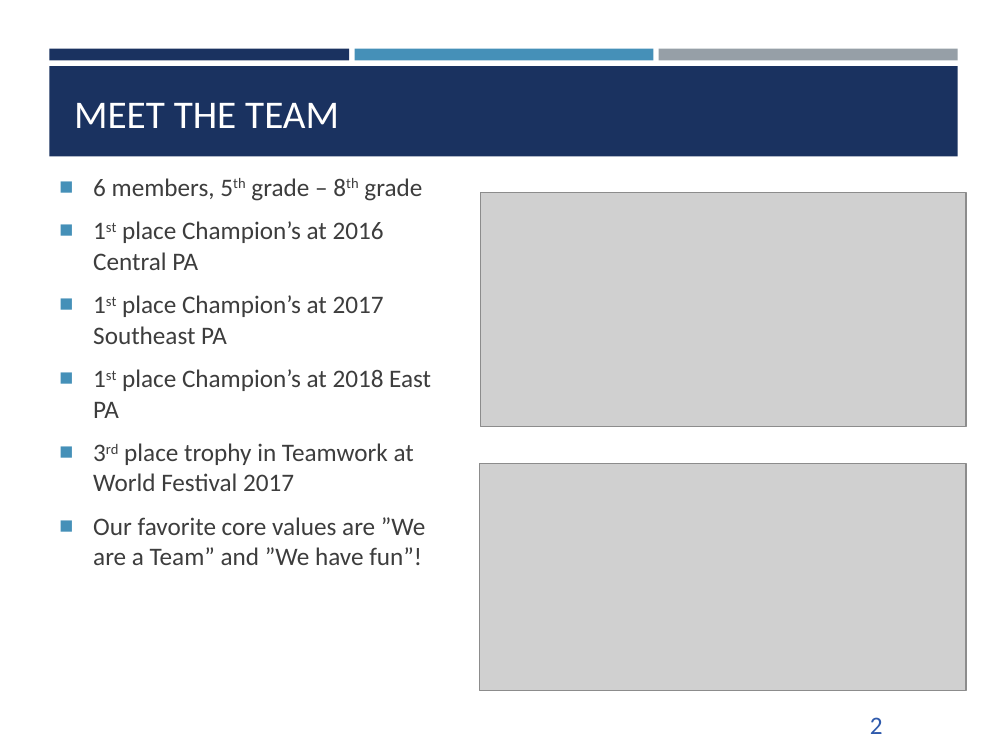
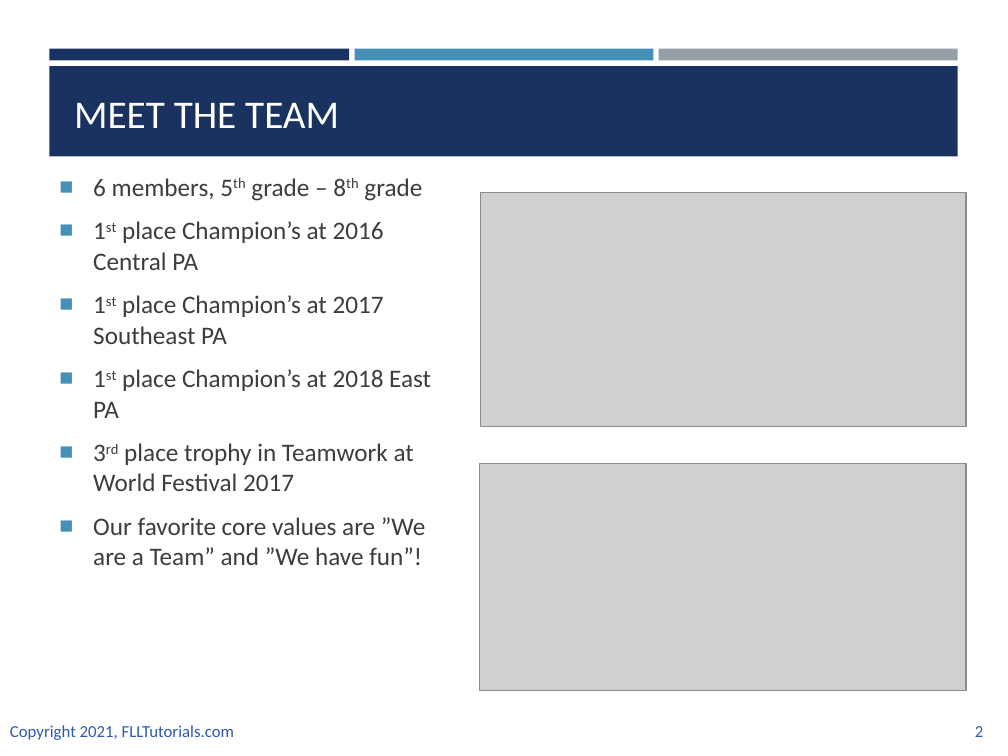
Before and after one commit to ev3lessons/FLL-Tutorials, a slide deck: slide 2 of translations/en-us/CoreValues/CVPoster.pptx. Drawn at 1008x756 pixels with LibreOffice and Linux fonts; fonts in the diff are those of the drawing; grey boxes stand for pictures. Boxes give left, top, right and bottom in pixels: in the first picture for what was removed or moved away, otherwise in the second. Text is boxed around its words. In the diff, an @@ line names an element or a change of style, - is before the commit and + after.

```diff
--- a/translations/en-us/CoreValues/CVPoster.pptx
+++ b/translations/en-us/CoreValues/CVPoster.pptx
@@ page number: place and size @@
-page number at (870,717,883,734)
+page number at (975,726,983,737)
@@ page number at (975,726,983,737): size 18 to 12 pt @@
@@ text added at (10,725,234,740), 12 pt, text #2F5AAC @@
+Copyright 2021, FLLTutorials.com
```
Also in this commit, not shown: 8 other slides changed, 6 other files.
